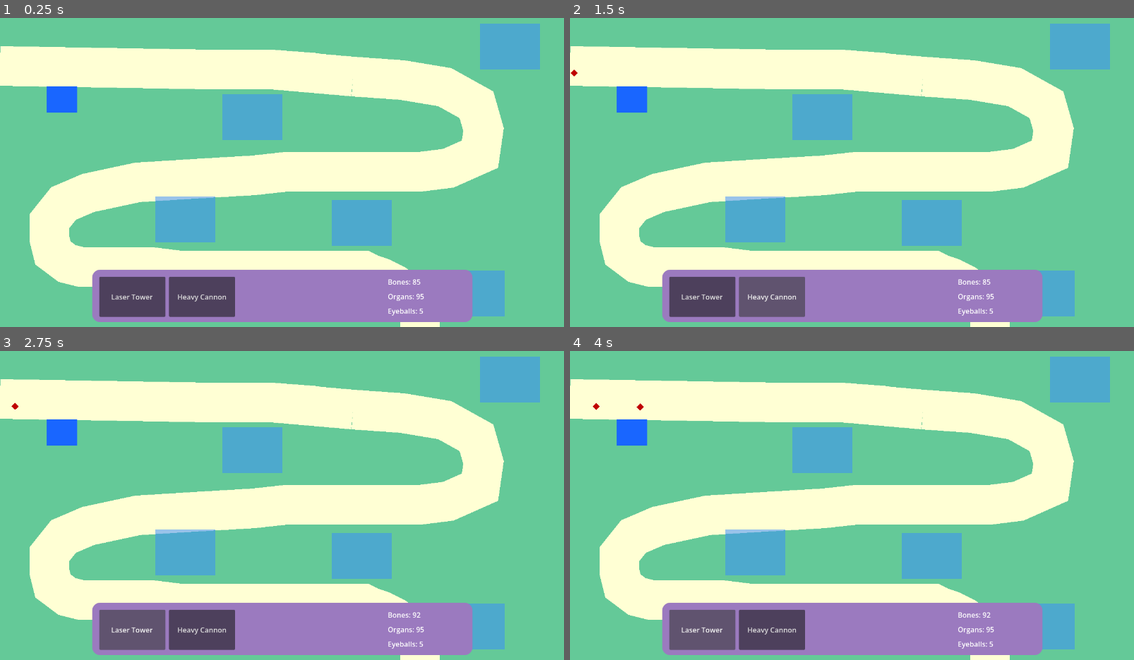
Above: before the commit, frames 1-4 (two rows, left to right).
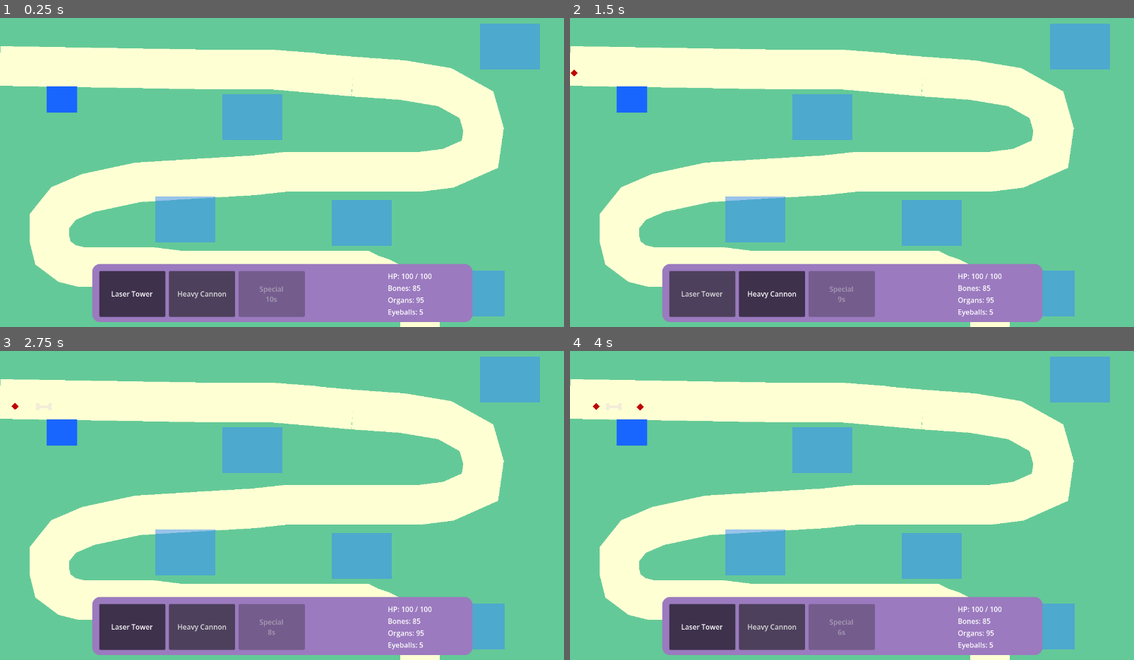
Above: after the commit, the same moments.

Repository: onion-40/candy-carnage
Game: Godot game, scene res://Scenes/main.tscn
Same seed, same stepped clock (60 frames per second), same inputs: the game is played once before the commit and once after it.
Inputs:
- Up to frame 1 (0.25 s): no input
- Up to frame 2 (1.5 s): click "Laser Tower" at 0.5 s; click "Heavy Cannon" at 1.25 s
- Up to frame 3 (2.75 s): click "Laser Tower" at 2 s
- Up to frame 4 (4 s): click "Heavy Cannon" at 2.75 s; click "Laser Tower" at 3.5 s

The runs differ from the first frame. In frame 1, 4.1% of the frame differs, in the area x 16-84%, y 79-97%; in frame 2, 5.5%; in frame 3, 5.5%; in frame 4, 5.5%.

Commit message:
feat: tower selection, special button, body part loot and game over
- HUD Laser/Cannon buttons pick which tower a spot click builds
- Special button shows its cooldown and starts special placement
- Enemies drop clickable body parts instead of adding loot directly
- HP label and game over screen with restart (ResourceManager.reset)
- Enemies reaching the base deal 1 damage instead of 5
- Fix res://scenes preload paths (case-sensitive outside macOS)

Diff:
--- a/Scenes/SpecialCharacters.tscn
+++ b/Scenes/SpecialCharacters.tscn
@@ -1,15 +1,17 @@
 [gd_scene format=3 uid="uid://do75dorlxuvn1"]
 
+[ext_resource type="Script" uid="uid://csbtg0ahbcaas" path="res://Scripts/Scenes/SpecialCharacter.gd" id="1_spchr"]
+
 [node name="SpecialCharacters" type="Node2D" unique_id=932325363]
+script = ExtResource("1_spchr")
 
 [node name="Body" type="Polygon2D" parent="." unique_id=413082617]
-position = Vector2(16, 176)
+position = Vector2(204, 35)
 color = Color(0.90433323, 0.18, 1, 1)
 polygon = PackedVector2Array(-215.26129, -49.68173, -192.73871, -49.68173, -186.30368, -33.594162, -192.73871, -20.72411, -215.26129, -20.72411, -221.69632, -33.594162)
 uv = PackedVector2Array(-248, -80, -160, -80, -136, -40, -176, 0, -232, 0, -256, -32)
 
 [node name="AOEVisual" type="Polygon2D" parent="." unique_id=170024375]
-position = Vector2(-40, 160)
 color = Color(1, 0.29000002, 0.29000002, 0.39607844)
 polygon = PackedVector2Array(-168, -80, -120, -80, -88, -64, -72, -40, -72, -8, -80, 16, -96, 32, -120, 40, -168, 40, -192, 32, -208, 16, -216, -8, -216, -40, -200, -64)
 uv = PackedVector2Array(-168, -80, -120, -80, -88, -64, -72, -40, -72, -8, -80, 16, -96, 32, -120, 40, -168, 40, -200, 32, -216, 0, -216, -40, -200, -64, -184, -72)
--- a/Scenes/bottom_hud.gd
+++ b/Scenes/bottom_hud.gd
@@ -4,6 +4,12 @@
 @onready var bones_label: Label = $HBoxContainer/ResourceList/BonesLabel
 @onready var organs_label: Label = $HBoxContainer/ResourceList/OrgansLabel
 @onready var eyeballs_label: Label = $HBoxContainer/ResourceList/EyeballsLabel
+@onready var hp_label: Label = $HBoxContainer/ResourceList/HPLabel
+@onready var laser_button: Button = $HBoxContainer/TowerSelection/LaserButton
+@onready var cannon_button: Button = $HBoxContainer/TowerSelection/CannonButton
+@onready var special_button: Button = $HBoxContainer/TowerSelection/SpecialButton
+
+var map: Node = null
 
 
 func _ready() -> void:
@@ -14,6 +20,40 @@
 		ResourceManager.eyeballs
 	)
 
+	# Map is an earlier sibling of UI, so it is already ready here.
+	map = owner.get_node_or_null("Map")
+
+	# Laser / Cannon act as a radio group: the pressed one is what a spot click builds.
+	var tower_group = ButtonGroup.new()
+
+	for button in [laser_button, cannon_button]:
+		button.toggle_mode = true
+		button.button_group = tower_group
+
+	laser_button.button_pressed = true
+	laser_button.pressed.connect(_on_tower_button_pressed.bind(0))
+	cannon_button.pressed.connect(_on_tower_button_pressed.bind(1))
+	special_button.pressed.connect(_on_special_button_pressed)
+
+	if map:
+		map.player_health_changed.connect(update_hp)
+		update_hp(map.player_hp, map.max_player_hp)
+
+
+func _process(_delta: float) -> void:
+	if map == null:
+		return
+
+	if map.choosing_deployment_location:
+		special_button.disabled = true
+		special_button.text = "Special\nClick the map"
+	elif map.can_deploy_special:
+		special_button.disabled = false
+		special_button.text = "Special\nReady!"
+	else:
+		special_button.disabled = true
+		special_button.text = "Special\n%ds" % ceili(_special_time_left())
+
 
 func update_resources(
 	bone_amount: int,
@@ -23,3 +63,24 @@
 	bones_label.text = "Bones: %d" % bone_amount
 	organs_label.text = "Organs: %d" % organ_amount
 	eyeballs_label.text = "Eyeballs: %d" % eyeball_amount
+
+
+func update_hp(current_hp: int, max_hp: int) -> void:
+	hp_label.text = "HP: %d / %d" % [current_hp, max_hp]
+
+
+func _on_tower_button_pressed(type: int) -> void:
+	if map:
+		map.set_build_type(type)
+
+
+func _on_special_button_pressed() -> void:
+	if map:
+		map.begin_special_placement()
+
+
+func _special_time_left() -> float:
+	if not map.deployment_start_timer.is_stopped():
+		return map.deployment_start_timer.time_left
+
+	return map.special_cooldown_timer.time_left
--- /dev/null
+++ b/Scenes/game_over_screen.gd
@@ -0,0 +1,28 @@
+
+extends PanelContainer
+
+@onready var restart_button: Button = $VBoxContainer/RestartButton
+
+
+func _ready() -> void:
+	hide()
+
+	# The tree is paused on game over; this panel must keep handling clicks.
+	process_mode = Node.PROCESS_MODE_ALWAYS
+	restart_button.pressed.connect(_on_restart_pressed)
+
+	var map = owner.get_node_or_null("Map")
+
+	if map:
+		map.game_over.connect(_on_game_over)
+
+
+func _on_game_over() -> void:
+	show()
+	get_tree().paused = true
+
+
+func _on_restart_pressed() -> void:
+	get_tree().paused = false
+	ResourceManager.reset()
+	get_tree().reload_current_scene()
--- a/Scenes/main.tscn
+++ b/Scenes/main.tscn
@@ -6,6 +6,7 @@
 [ext_resource type="PackedScene" uid="uid://do75dorlxuvn1" path="res://Scenes/SpecialCharacters.tscn" id="4_21xkr"]
 [ext_resource type="Script" uid="uid://liaq03gdcccy" path="res://Scenes/tower_information.gd" id="4_jjvhh"]
 [ext_resource type="Script" uid="uid://cxfnol4rrkplv" path="res://Scenes/bottom_hud.gd" id="5_kry3j"]
+[ext_resource type="Script" path="res://Scenes/game_over_screen.gd" id="6_gmovr"]
 
 [sub_resource type="StyleBoxFlat" id="StyleBoxFlat_41ke1"]
 content_margin_left = 25.0
@@ -143,10 +144,19 @@
 layout_mode = 2
 text = "Heavy Cannon"
 
+[node name="SpecialButton" type="Button" parent="UI/BottomHUD/HBoxContainer/TowerSelection" unique_id=1606381147]
+custom_minimum_size = Vector2(150, 90)
+layout_mode = 2
+text = "Special"
+
 [node name="ResourceList" type="VBoxContainer" parent="UI/BottomHUD/HBoxContainer" unique_id=2142574579]
 custom_minimum_size = Vector2(180, 0)
 layout_mode = 2
-theme_override_constants/separation = 10
+theme_override_constants/separation = 4
+
+[node name="HPLabel" type="Label" parent="UI/BottomHUD/HBoxContainer/ResourceList" unique_id=1288190462]
+layout_mode = 2
+text = "HP: 100 / 100"
 
 [node name="BonesLabel" type="Label" parent="UI/BottomHUD/HBoxContainer/ResourceList" unique_id=1147830520]
 layout_mode = 2
@@ -159,3 +169,35 @@
 [node name="EyeballsLabel" type="Label" parent="UI/BottomHUD/HBoxContainer/ResourceList" unique_id=201943819]
 layout_mode = 2
 text = "Eyeballs: 5"
+
+[node name="GameOverScreen" type="PanelContainer" parent="UI" unique_id=1749263380]
+anchors_preset = 8
+anchor_left = 0.5
+anchor_top = 0.5
+anchor_right = 0.5
+anchor_bottom = 0.5
+offset_left = -180.0
+offset_top = -100.0
+offset_right = 180.0
+offset_bottom = 100.0
+grow_horizontal = 2
+grow_vertical = 2
+theme_override_styles/panel = SubResource("StyleBoxFlat_41ke1")
+script = ExtResource("6_gmovr")
+
+[node name="VBoxContainer" type="VBoxContainer" parent="UI/GameOverScreen" unique_id=420881716]
+layout_mode = 2
+alignment = 1
+theme_override_constants/separation = 16
+
+[node name="Title" type="Label" parent="UI/GameOverScreen/VBoxContainer" unique_id=1973506221]
+layout_mode = 2
+theme_override_font_sizes/font_size = 36
+text = "GAME OVER"
+horizontal_alignment = 1
+
+[node name="RestartButton" type="Button" parent="UI/GameOverScreen/VBoxContainer" unique_id=884215370]
+custom_minimum_size = Vector2(0, 50)
+layout_mode = 2
+theme_override_font_sizes/font_size = 20
+text = "RESTART"
--- a/Scripts/ResourceManager.gd
+++ b/Scripts/ResourceManager.gd
@@ -7,9 +7,22 @@
 	eyeballs: int
 )
 
-var bones: int = 100
-var organs: int = 100
-var eyeballs: int = 5
+const START_BONES: int = 100
+const START_ORGANS: int = 100
+const START_EYEBALLS: int = 5
+
+var bones: int = START_BONES
+var organs: int = START_ORGANS
+var eyeballs: int = START_EYEBALLS
+
+
+# Autoloads survive scene reloads, so a restart must reset the inventory.
+func reset() -> void:
+	bones = START_BONES
+	organs = START_ORGANS
+	eyeballs = START_EYEBALLS
+
+	inventory_changed.emit(bones, organs, eyeballs)
 
 
 func add_resources(
--- /dev/null
+++ b/Scripts/Scenes/BodyPart.gd
@@ -0,0 +1,122 @@
+
+extends Area2D
+
+# A body part dropped by a dead enemy. Click it to collect it;
+# it collects itself after AUTO_COLLECT_TIME so loot is never lost.
+
+const AUTO_COLLECT_TIME: float = 8.0
+const PICK_RADIUS: float = 18.0
+
+var bones: int = 0
+var organs: int = 0
+var eyeballs: int = 0
+
+var collected: bool = false
+
+
+func _ready() -> void:
+	add_to_group("body_parts")
+	z_index = 5
+
+	var shape = CollisionShape2D.new()
+	var circle = CircleShape2D.new()
+	circle.radius = PICK_RADIUS
+	shape.shape = circle
+	add_child(shape)
+
+	_create_visual()
+
+	input_event.connect(_on_input_event)
+
+	# false: the timer stops while the game is paused (game over).
+	get_tree().create_timer(AUTO_COLLECT_TIME, false).timeout.connect(collect)
+
+	# Small pop when it drops.
+	scale = Vector2(0.2, 0.2)
+	var tween = create_tween()
+	tween.tween_property(self, "scale", Vector2.ONE, 0.25) \
+		.set_trans(Tween.TRANS_BACK).set_ease(Tween.EASE_OUT)
+
+
+func _create_visual() -> void:
+	if eyeballs > 0:
+		add_child(_circle_polygon(11.0, Color(0.97, 0.97, 0.95)))
+		add_child(_circle_polygon(5.0, Color(0.15, 0.45, 0.9)))
+		add_child(_circle_polygon(2.5, Color.BLACK))
+
+	elif organs > 0:
+		var organ = _circle_polygon(12.0, Color(0.85, 0.2, 0.35))
+		organ.scale = Vector2(1.0, 0.8)
+		add_child(organ)
+
+	else:
+		var bone = Polygon2D.new()
+		bone.polygon = PackedVector2Array([
+			Vector2(-14, -3), Vector2(14, -3), Vector2(14, 3), Vector2(-14, 3)
+		])
+		bone.color = Color(0.95, 0.93, 0.85)
+		add_child(bone)
+
+		for x in [-14.0, 14.0]:
+			for y in [-4.0, 4.0]:
+				var knob = _circle_polygon(4.5, bone.color)
+				knob.position = Vector2(x, y)
+				add_child(knob)
+
+
+func _circle_polygon(radius: float, color: Color) -> Polygon2D:
+	var points = PackedVector2Array()
+	var segments = 20
+
+	for i in range(segments):
+		var angle = TAU * float(i) / float(segments)
+		points.append(Vector2(cos(angle), sin(angle)) * radius)
+
+	var polygon = Polygon2D.new()
+	polygon.polygon = points
+	polygon.color = color
+
+	return polygon
+
+
+func _on_input_event(_viewport: Node, event: InputEvent, _shape_idx: int) -> void:
+	if event is InputEventMouseButton and event.pressed and event.button_index == MOUSE_BUTTON_LEFT:
+		collect()
+		get_viewport().set_input_as_handled()
+
+
+func collect() -> void:
+	if collected:
+		return
+
+	collected = true
+	input_pickable = false
+	ResourceManager.add_resources(bones, organs, eyeballs)
+
+	_show_gain_text()
+
+	var tween = create_tween()
+	tween.set_parallel(true)
+	tween.tween_property(self, "position:y", position.y - 40.0, 0.6)
+	tween.tween_property(self, "modulate:a", 0.0, 0.6)
+	tween.chain().tween_callback(queue_free)
+
+
+func _show_gain_text() -> void:
+	var parts = []
+
+	if bones > 0:
+		parts.append("+%d bones" % bones)
+	if organs > 0:
+		parts.append("+%d organs" % organs)
+	if eyeballs > 0:
+		parts.append("+%d eyeballs" % eyeballs)
+
+	var label = Label.new()
+	label.text = ", ".join(parts)
+	label.position = Vector2(-40, -42)
+	label.add_theme_font_size_override("font_size", 18)
+	label.add_theme_color_override("font_color", Color.WHITE)
+	label.add_theme_color_override("font_outline_color", Color.BLACK)
+	label.add_theme_constant_override("outline_size", 4)
+	add_child(label)
--- a/Scripts/Scenes/Enemy.gd
+++ b/Scripts/Scenes/Enemy.gd
@@ -1,5 +1,7 @@
 
 extends PathFollow2D
+
+const BODY_PART_SCRIPT = preload("res://Scripts/Scenes/BodyPart.gd")
 
 signal defeated(reward: int)
 signal reached_base(damage: int)
@@ -7,7 +9,7 @@
 @export var max_health: int = 30
 @export var move_speed: float = 100.0
 @export var reward: int = 5
-@export var base_damage: int = 5
+@export var base_damage: int = 1
 
 var health: int
 
@@ -45,12 +47,38 @@
 
 	if roll <= 60:
 		var bone_amount = randi_range(3, 8)
-		ResourceManager.add_resources(bone_amount, 0, 0)
+		_spawn_body_part(bone_amount, 0, 0)
 
 	elif roll <= 95:
 		var organ_amount = randi_range(1, 4)
-		ResourceManager.add_resources(0, organ_amount, 0)
+		_spawn_body_part(0, organ_amount, 0)
 
 	else:
 		var eyeball_amount = randi_range(1, 2)
-		ResourceManager.add_resources(0, 0, eyeball_amount)
+		_spawn_body_part(0, 0, eyeball_amount)
+
+
+# The loot drops on the ground; the player clicks it to collect (BodyPart.gd).
+func _spawn_body_part(
+	bone_amount: int,
+	organ_amount: int,
+	eyeball_amount: int
+) -> void:
+	var part = BODY_PART_SCRIPT.new()
+	part.bones = bone_amount
+	part.organs = organ_amount
+	part.eyeballs = eyeball_amount
+
+	# The Body polygon is drawn offset from the node origin, so drop the
+	# part where the enemy is actually visible.
+	var body: Polygon2D = $Body
+	var center = Vector2.ZERO
+
+	for point in body.polygon:
+		center += point
+
+	center /= body.polygon.size()
+
+	var scene = get_tree().current_scene
+	part.position = scene.to_local(body.to_global(center))
+	scene.add_child.call_deferred(part)
--- a/Scripts/Scenes/Map.gd
+++ b/Scripts/Scenes/Map.gd
@@ -1,7 +1,7 @@
 extends Node2D
 
-const TOWER_SCENE = preload("res://scenes/Towers.tscn")
-const ENEMY_SCENE = preload("res://scenes/Enemies.tscn")
+const TOWER_SCENE = preload("res://Scenes/Towers.tscn")
+const ENEMY_SCENE = preload("res://Scenes/Enemies.tscn")
 const SPECIAL_CHARACTER_SCENE = preload("res://Scenes/SpecialCharacters.tscn")
 signal player_health_changed(current_hp: int, max_hp: int)
 signal game_over
@@ -20,6 +20,7 @@
 var is_game_over: bool = false
 
 var selected_spot: Area2D = null
+var selected_build_type: int = 0 # 0 = laser, 1 = heavy cannon (Towers.TowerType)
 var can_deploy_special: bool = false
 var choosing_deployment_location: bool = false
 
@@ -165,7 +166,11 @@
 
 	if event is InputEventMouseButton and event.pressed and event.button_index == MOUSE_BUTTON_LEFT:
 		select_spot(spot)
-		build_laser_on_selected_spot()
+		build_tower_at(spot, selected_build_type)
+
+
+func set_build_type(type: int) -> void:
+	selected_build_type = type
 
 func build_laser_at(spot: Area2D) -> bool:
 	return build_tower_at(spot, 0)
@@ -266,8 +271,11 @@
 	if event is InputEventMouseButton:
 		if event.button_index == MOUSE_BUTTON_LEFT and event.pressed:
 			_deploy_special_character(get_global_mouse_position())
+			# Stop the same click from also building on a tower spot.
+			get_viewport().set_input_as_handled()
 		elif event.button_index == MOUSE_BUTTON_RIGHT and event.pressed:
 			_cancel_special_placement()
+			get_viewport().set_input_as_handled()
 
 func _deploy_special_character(location: Vector2) -> void:
 	if not can_deploy_special:
--- a/Scripts/Scenes/SpecialCharacter.gd
+++ b/Scripts/Scenes/SpecialCharacter.gd
@@ -26,6 +26,8 @@
 
 	_create_circle(aoe_visual, aoe_radius)
 	aoe_visual.color = Color(1.0, 0.2, 0.2, 0.2)
+	# Only show the AoE zone while the character is actually deployed.
+	aoe_visual.visible = false
 
 	duration_timer.one_shot = true
 	duration_timer.wait_time = deployment_duration
@@ -38,6 +40,7 @@
 
 	is_deployed = true
 	effect_timer = 0.0
+	aoe_visual.visible = true
 
 	duration_timer.wait_time = deployment_duration
 	duration_timer.start()
Not shown, added: Scenes/game_over_screen.gd.uid
Not shown, added: Scripts/Scenes/BodyPart.gd.uid
